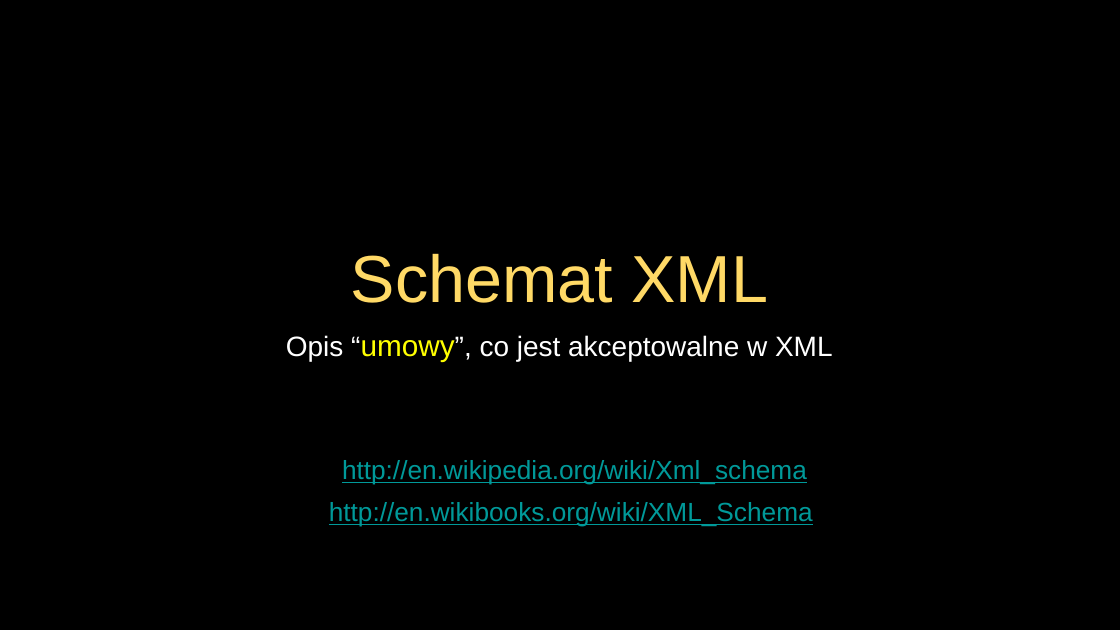
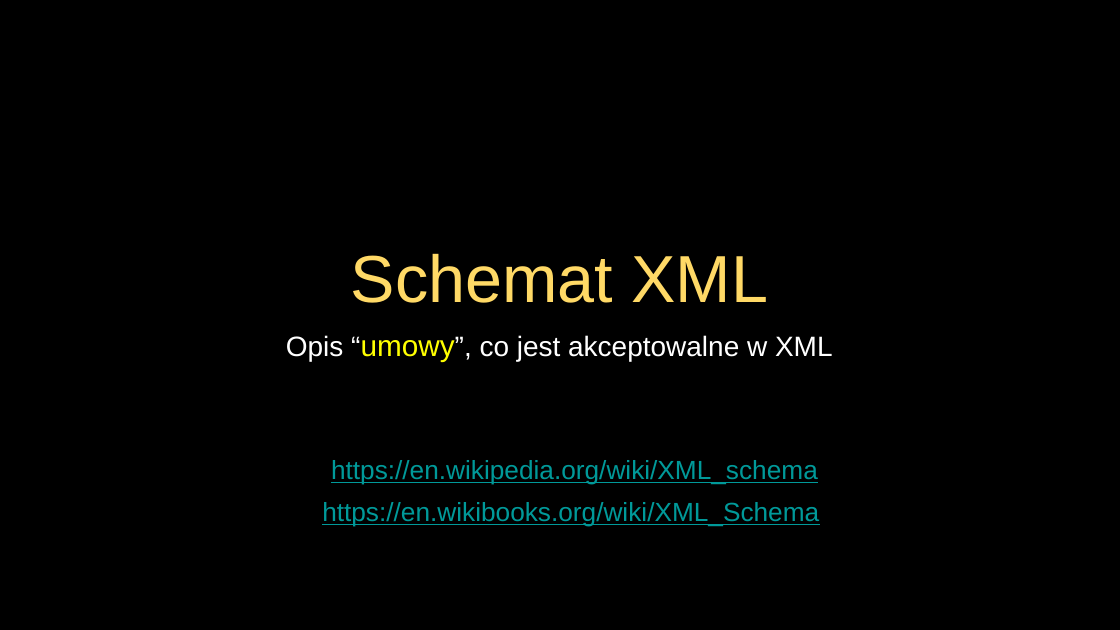
Before and after one commit to andre-wojtowicz/py4e-pl, a slide deck: slide 15 of lectures3/Pythonlearn-13-WebServices.pptx. Drawn at 1120x630 pixels with LibreOffice and Linux fonts; fonts in the diff are those of the drawing. Boxes give left, top, right and bottom in pixels: in the first picture for what was removed or moved away, otherwise in the second. Text is boxed around its words. In the diff, an @@ line names an element or a change of style, - is before the commit and + after.

```diff
--- a/lectures3/Pythonlearn-13-WebServices.pptx
+++ b/lectures3/Pythonlearn-13-WebServices.pptx
@@ text at box(331, 460, 818, 485): text changed @@
-http://en.wikipedia.org/wiki/Xml_schema
+https://en.wikipedia.org/wiki/XML_schema
@@ text at box(322, 502, 819, 527): text changed @@
-http://en.wikibooks.org/wiki/XML_Schema
+https://en.wikibooks.org/wiki/XML_Schema
```
Also in this commit, not shown: 27 other slides changed, 8 slides added, 8 slides removed, 39 other files.
